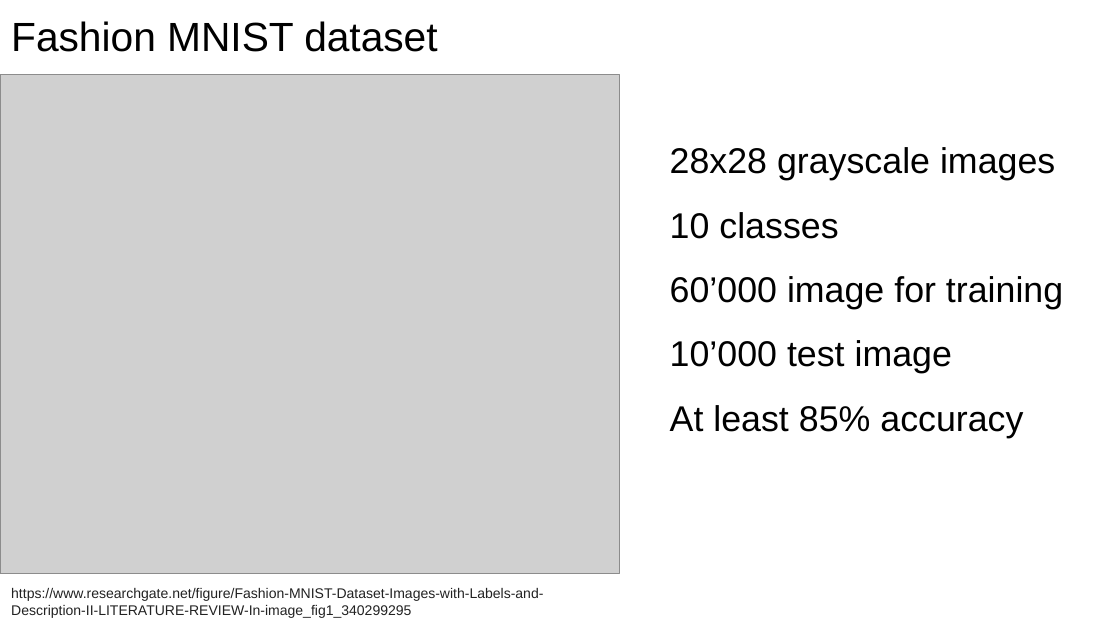
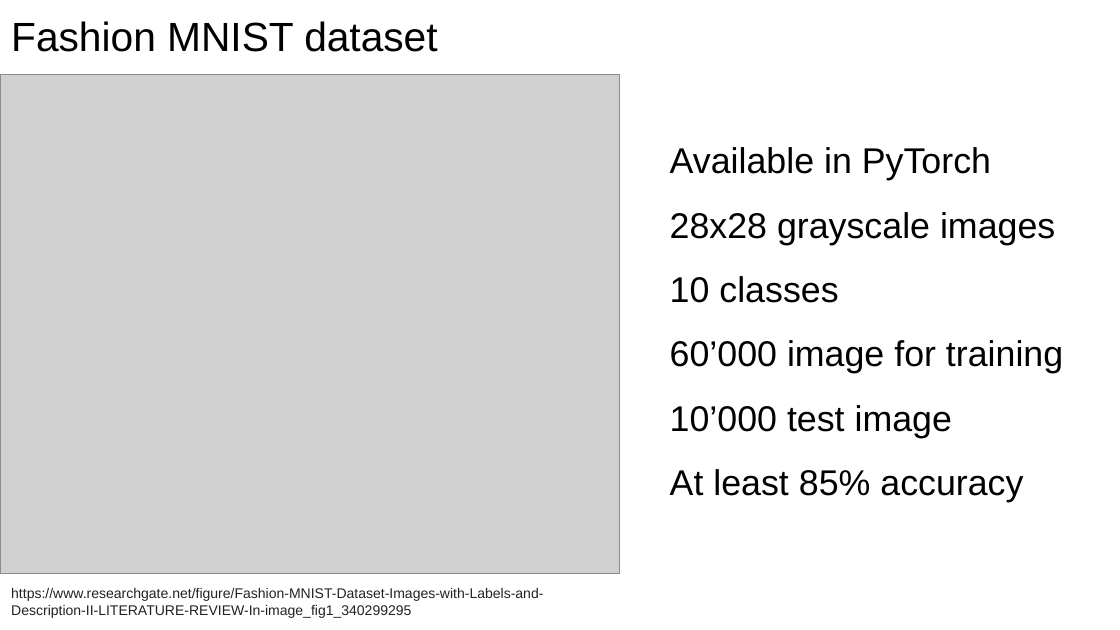
Before and after one commit to mokka03/PythonFinalProject, a slide deck: slide 2 of Classification on fashion-MNIST database using VGGnet-like architecture.pptx. Drawn at 1120x630 pixels with LibreOffice and Linux fonts; fonts in the diff are those of the drawing; grey boxes stand for pictures. Boxes give left, top, right and bottom in pixels: in the first picture for what was removed or moved away, otherwise in the second. Text is boxed around its words. In the diff, an @@ line names an element or a change of style, - is before the commit and + after.

```diff
--- a/Classification on fashion-MNIST database using VGGnet-like architecture.pptx
+++ b/Classification on fashion-MNIST database using VGGnet-like architecture.pptx
@@ text at (x1=670, y1=147, x2=991, y2=180): paragraph added @@
+Available in PyTorch
```
Also in this commit, not shown: 1 other slide changed.
